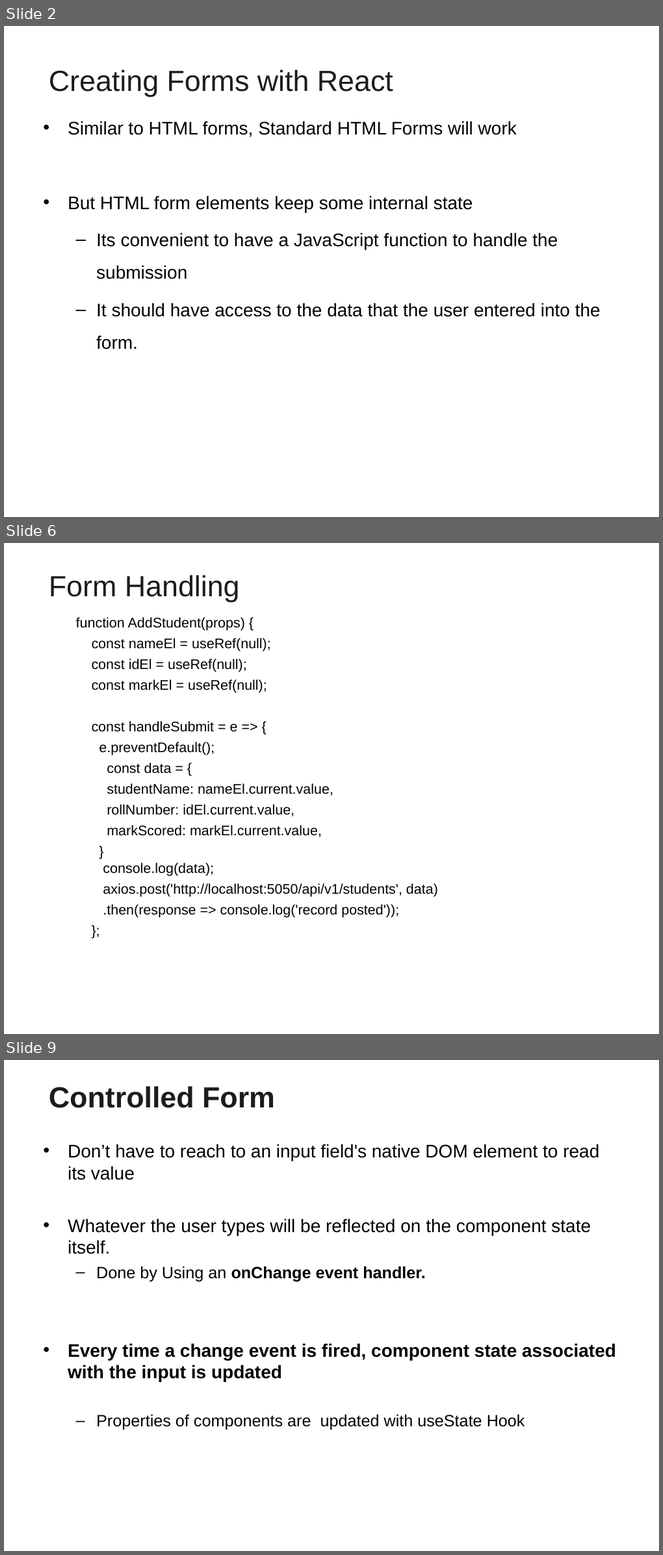
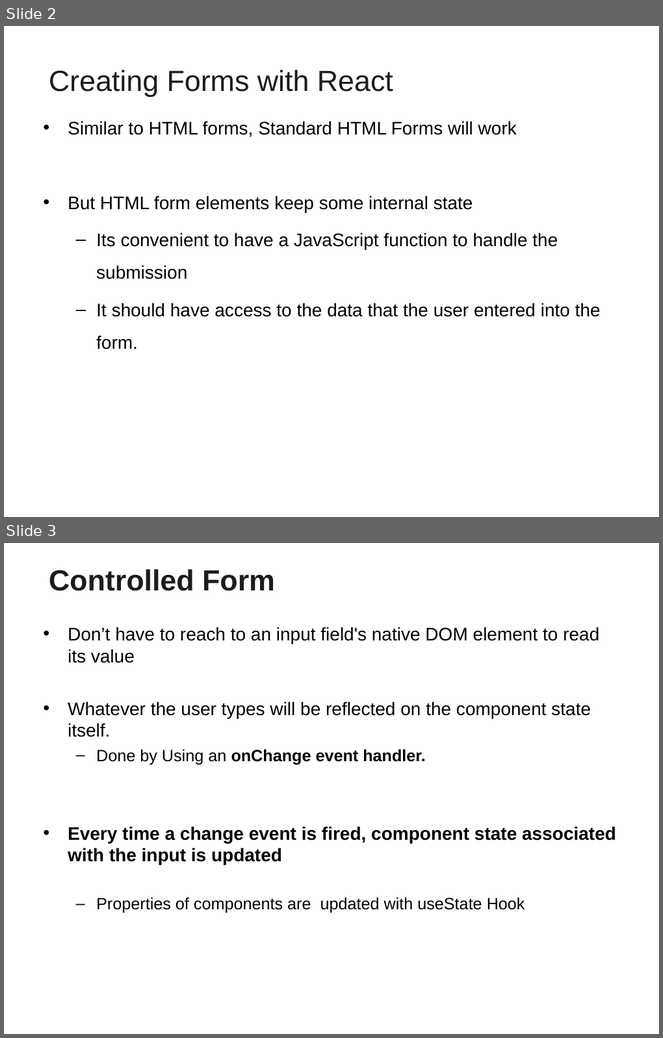
Before and after one commit to vatsanTraining/freshers_dec_2021, a slide deck: ReactJS_Module2.ppt. Shown one above the other, each under a label of ours: slides 2, 6 and 9 before the commit, slides 2 and 3 after it; the slides between them are not shown. The pictures are 663x1555 and 663x1038 pixels, drawn with LibreOffice and Linux fonts; fonts in the diff are those of the drawing; background and template pictures are left out. Boxes give left, top, right and bottom in pixels: in the first picture for what was removed or moved away, otherwise in the second. Text is boxed around its words. In the diff, an @@ line names an element or a change of style, - is before the commit and + after.

```diff
--- a/ReactJS_Module2.ppt
+++ b/ReactJS_Module2.ppt
@@ slide 6 removed at (x1=4, y1=543, x2=659, y2=1034), background picture (left out) @@
@@ title removed at (x1=49, y1=575, x2=240, y2=602) @@
-Form Handling
@@ text removed at (x1=76, y1=617, x2=438, y2=918) @@
-  function AddStudent(props) {
-  const nameEl = useRef(null);
-  const idEl = useRef(null);
-  const markEl = useRef(null);
-  const handleSubmit = e => {
-  e.preventDefault();
-  const data = {
-  studentName: nameEl.current.value,
-  rollNumber: idEl.current.value,
-  markScored: markEl.current.value,
-  }
-  console.log(data);
-  axios.post('http://localhost:5050/api/v1/students', data)
-  .then(response => console.log('record posted'));
-  };
@@ what was slide 9 is now slide 3 @@
```
Also in this commit, not shown: 1 slide changed, 18 slides added, 4 other slides removed.
